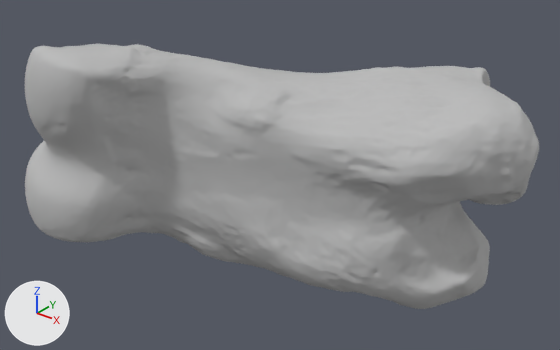
The glTF model assets/items/kw931zk7194/kw931zk7194_low.glb, before and after one commit.
Camera for both pictures: a camera (50 mm lens) standing at (68.4, -21.6, 18.3) and looking at (7.2, 54.9, -29.2). Every picture has the same lights, and +X, +Y and +Z are marked at lower left.

The first picture shows 'Node'.
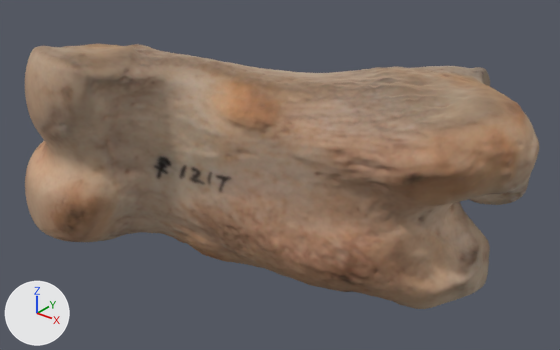
Changed parts and their boxes [x1, y1, x2, y2] in the pictures (560 x 350 px):
'Node', surface changed (grey to brown)
    both: [25, 44, 539, 309]

The change, as a list of edits to the scene's bpy script:
```text
Add img_kw931zk7194_normal:
    img_kw931zk7194_normal = load_image('kw931zk7194_normal', '_unpacked/kw931zk7194_normal', 2048, 2048, 'Non-Color')
Add img_kw931zk7194_basecolor:
    img_kw931zk7194_basecolor = load_image('kw931zk7194_basecolor', '_unpacked/kw931zk7194_basecolor', 2048, 2048, 'sRGB')
Change mat_material_0:
    where n0 = _N.new('ShaderNodeBsdfPrincipled'); n0.name = 'Principled BSDF'
    remove n0.inputs[0].default_value = (0.5, 0.5, 0.5, 1.0)  # 'Base Color', grey #bcbcbc
    add n2 = _N.new('ShaderNodeTexImage'); n2.name = 'Image Texture'
    add n2.image = img_kw931zk7194_basecolor
    add n3 = _N.new('ShaderNodeNormalMap'); n3.name = 'Normal Map'
    add n3.uv_map = 'UVMap'
    add n4 = _N.new('ShaderNodeTexImage'); n4.name = 'Image Texture.001'
    add n4.image = img_kw931zk7194_normal
    add _L.new(n2.outputs[0], n0.inputs[0])  # 'Color' to 'Base Color'
    add _L.new(n3.outputs[0], n0.inputs[5])  # 'Normal' to 'Normal'
    add _L.new(n4.outputs[0], n3.inputs[1])  # 'Color' to 'Color'
```
